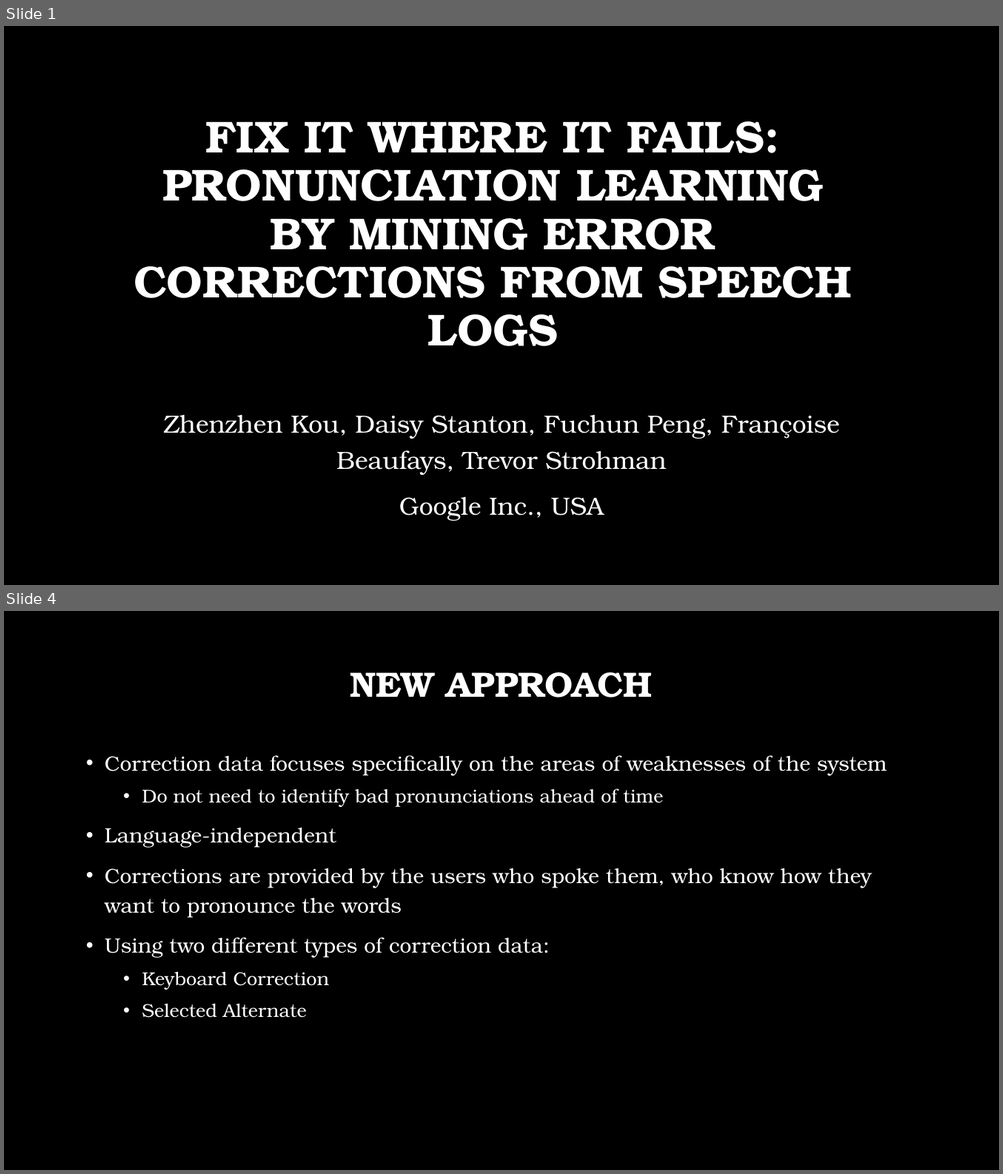
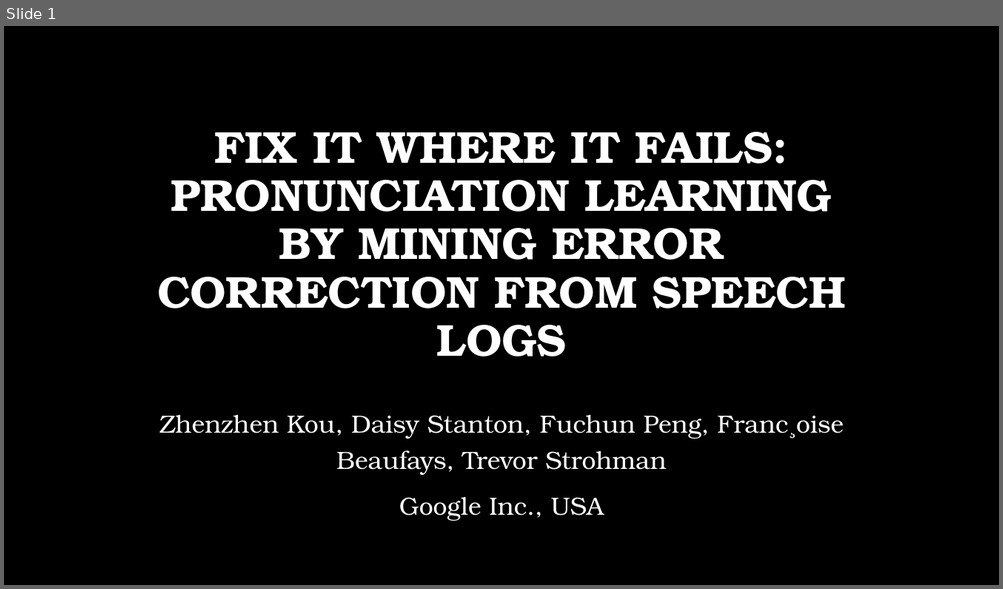
Before and after one commit to msnyde8/COSC757, a slide deck: Assignments/ArticleSummary/ArticleSummarySlides-MJS.pptx. Shown one above the other, each under a label of ours: slides 1 and 4 before the commit, slide 1 after it; the slides between them are not shown. The pictures are 1003x1174 and 1003x589 pixels, drawn with LibreOffice and Linux fonts; fonts in the diff are those of the drawing; background and template pictures are left out. Boxes give left, top, right and bottom in pixels: in the first picture for what was removed or moved away, otherwise in the second. Text is boxed around its words. In the diff, an @@ line names an element or a change of style, - is before the commit and + after.

```diff
--- a/Assignments/ArticleSummary/ArticleSummarySlides-MJS.pptx
+++ b/Assignments/ArticleSummary/ArticleSummarySlides-MJS.pptx
@@ slide 4 removed at bbox=[4, 611, 999, 1170], background picture (left out) @@
@@ title removed at bbox=[350, 672, 652, 698] @@
-NEW APPROACH
@@ text removed at bbox=[105, 755, 887, 1018] @@
-• Correction data focuses specifically on the areas of weaknesses of the system
-  • Do not need to identify bad pronunciations ahead of time
-• Language-independent
-• Corrections are provided by the users who spoke them, who know how they want to pronounce the words
-• Using two different types of correction data:
-  • Keyboard Correction
-  • Selected Alternate
@@ slide 1 changed as well @@
@@ title "FIX IT WHERE IT FAILS: ..." at bbox=[157, 132, 845, 357]: vertical alignment middle to bottom @@
@@ title at bbox=[157, 132, 845, 357]: text changed @@
-FIX IT WHERE IT FAILS: PRONUNCIATION LEARNING BY MINING ERROR CORRECTIONS FROM SPEECH LOGS
+FIX IT WHERE IT FAILS: PRONUNCIATION LEARNING BY MINING ERROR CORRECTION FROM SPEECH LOGS
@@ subtitle at bbox=[159, 415, 843, 475]: text changed @@
-Zhenzhen Kou, Daisy Stanton, Fuchun Peng, Françoise Beaufays, Trevor Strohman
+Zhenzhen Kou, Daisy Stanton, Fuchun Peng, Franc¸oise Beaufays, Trevor Strohman
```
Also in this commit, not shown: 1 other slide changed, 3 slides added, 6 other slides removed, 1 other file.
